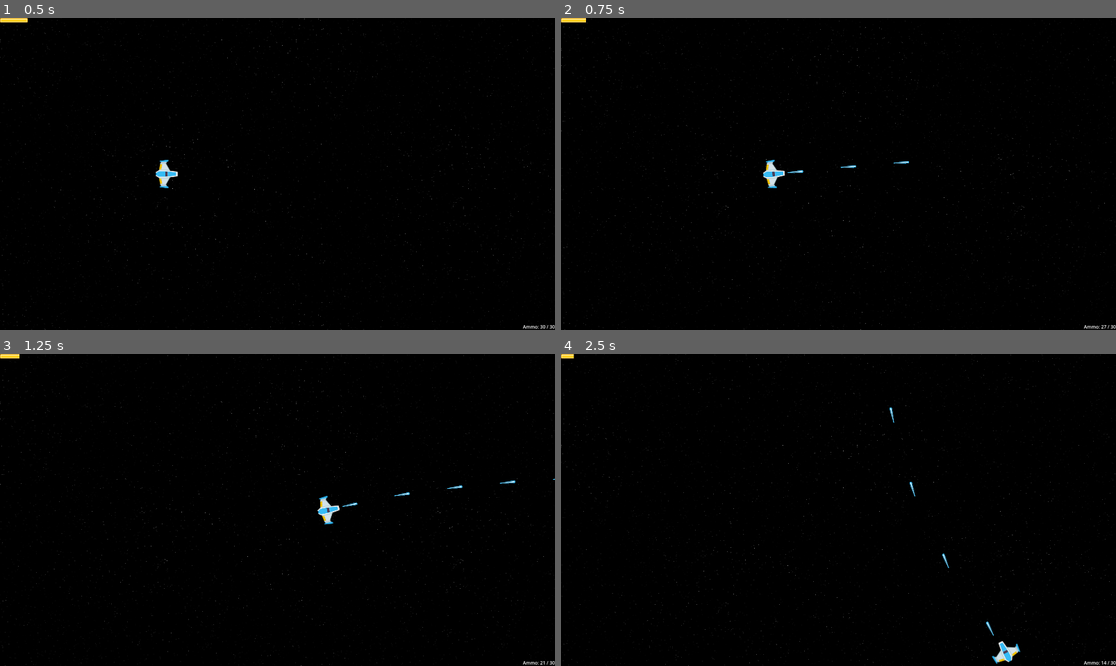
Above: before the commit, frames 1-4 (two rows, left to right).
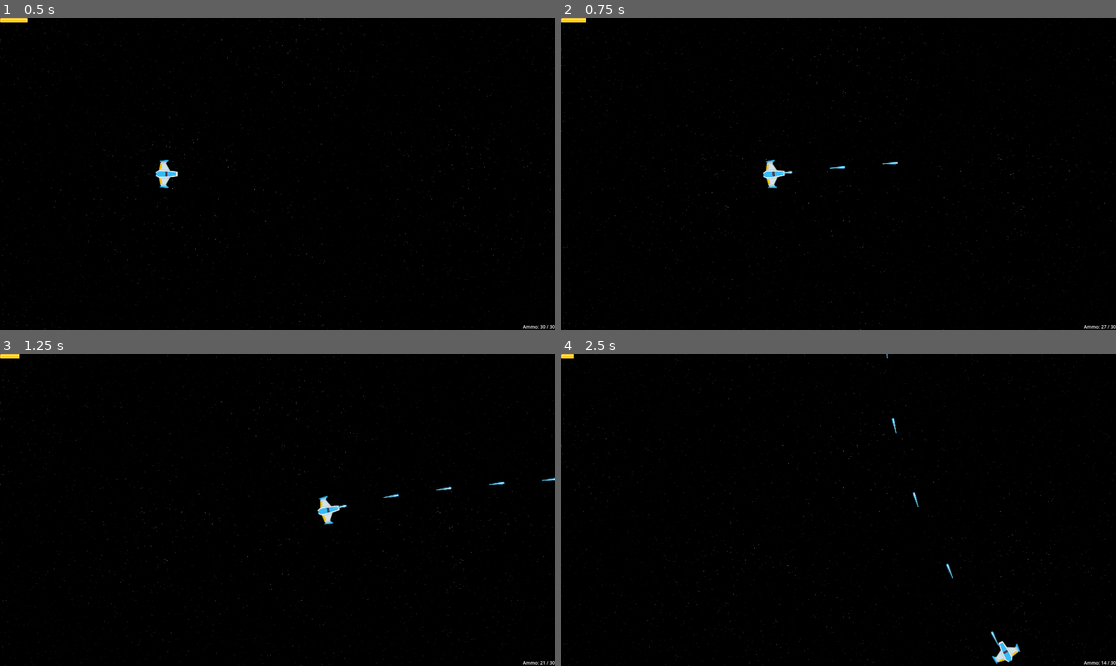
Above: after the commit, the same moments.

Repository: DavideZenobi/space-shooter
Game: Godot game, scene res://scenes/levels/level_1/level_1.tscn
Two runs of this game, one before a commit and one after it. Both use one fixed random seed, a clock stepped at 60 frames per second and the inputs below.
Inputs (mouse positions are in pixels of both pictures, inside the frame that each line leads up to):
- Up to frame 1 (0.5 s): no input
- Up to frame 2 (0.75 s): move the mouse to (960, 158) at 0.52 s; hold D (move_right) from 0.53 s (still down); hold Space (shoot) from 0.53 s (still down)
- Up to frame 3 (1.25 s): keep holding D (move_right); keep holding Space (shoot)
- Up to frame 4 (2.5 s): move the mouse to (727, 525) at 1.27 s; release D (move_right) at 1.28 s; release Space (shoot) at 1.28 s; hold S (move_down) 1.28-2.03 s; tap Space (shoot) at 1.35 s; move the mouse to (894, 441) at 2.02 s; hold D (move_right) from 2.03 s (still down); hold Space (shoot) from 2.03 s (still down)

Frame 1 is identical in both runs. In frame 2, 0.1% of the frame differs, in the area x 39-63%, y 45-51%; in frame 3, 0.2%, in the area x 60-100%, y 39-50%; in frame 4, 0.2%.

Commit message:
new bullet management system and some fix code

Diff:
--- a/scenes/bullets/player/basic/player_basic_bullet.tscn
+++ b/scenes/bullets/player/basic/player_basic_bullet.tscn
@@ -1,3 +1,28 @@
-[gd_scene format=3 uid="uid://baov6ngi77hwr"]
+[gd_scene load_steps=4 format=3 uid="uid://baov6ngi77hwr"]
+
+[ext_resource type="Script" path="res://scenes/bullets/bullet.gd" id="1_ibygv"]
+[ext_resource type="Texture2D" uid="uid://b8luged6pgda2" path="res://assets/player_bullets/laserBlue01.png" id="1_jsbys"]
+
+[sub_resource type="RectangleShape2D" id="RectangleShape2D_72xig"]
+size = Vector2(54, 8)
 
 [node name="PlayerBasicBullet" type="Node2D"]
+script = ExtResource("1_ibygv")
+damage = 10
+speed = 3000
+
+[node name="Sprite2D" type="Sprite2D" parent="."]
+rotation = 1.5708
+texture = ExtResource("1_jsbys")
+
+[node name="Area2D" type="Area2D" parent="."]
+collision_layer = 4
+collision_mask = 2
+
+[node name="CollisionShape2D" type="CollisionShape2D" parent="Area2D"]
+shape = SubResource("RectangleShape2D_72xig")
+
+[node name="VisibleOnScreenNotifier2D" type="VisibleOnScreenNotifier2D" parent="."]
+
+[connection signal="area_entered" from="Area2D" to="." method="_on_area_entered"]
+[connection signal="screen_exited" from="VisibleOnScreenNotifier2D" to="." method="_on_screen_exited"]
--- a/scenes/bullets/player_normal_bullet.gd
+++ /dev/null
@@ -1,23 +0,0 @@
-extends Node2D
-
-@export var speed = 3000;
-@export var damage: int = 10;
-
-var has_collided: bool = false;
-
-func _physics_process(delta: float) -> void:
-	position += Vector2.RIGHT.rotated(rotation) * speed * delta;
-
-func _on_screen_exited():
-	queue_free();
-
-func _on_hitbox_area_entered(area: Area2D):
-	if has_collided:
-		return;
-
-	var attack = Attack.new();
-	attack.damage = self.damage;
-	area.get_parent().get_node("HealthComponent").damage(attack);
-
-	has_collided = true;
-	queue_free();
--- a/scenes/bullets/player_normal_bullet.tscn
+++ /dev/null
@@ -1,26 +0,0 @@
-[gd_scene load_steps=4 format=3 uid="uid://d2otvq5dhogy4"]
-
-[ext_resource type="Script" path="res://scenes/bullets/player_normal_bullet.gd" id="1_2lvbh"]
-[ext_resource type="Texture2D" uid="uid://b8luged6pgda2" path="res://assets/player_bullets/laserBlue01.png" id="1_sm44w"]
-
-[sub_resource type="RectangleShape2D" id="RectangleShape2D_ecuhi"]
-size = Vector2(52, 8)
-
-[node name="PlayerNormalBullet" type="Node2D"]
-script = ExtResource("1_2lvbh")
-
-[node name="Sprite2D" type="Sprite2D" parent="."]
-rotation = 1.5708
-texture = ExtResource("1_sm44w")
-
-[node name="Hitbox" type="Area2D" parent="."]
-collision_layer = 4
-collision_mask = 2
-
-[node name="CollisionShape2D" type="CollisionShape2D" parent="Hitbox"]
-shape = SubResource("RectangleShape2D_ecuhi")
-
-[node name="VisibleOnScreenNotifier2D" type="VisibleOnScreenNotifier2D" parent="."]
-
-[connection signal="area_entered" from="Hitbox" to="." method="_on_hitbox_area_entered"]
-[connection signal="screen_exited" from="VisibleOnScreenNotifier2D" to="." method="_on_screen_exited"]
--- a/scenes/levels/level_1/level_1.tscn
+++ b/scenes/levels/level_1/level_1.tscn
@@ -1,12 +1,14 @@
-[gd_scene load_steps=6 format=3 uid="uid://b7eeo37r0hsa5"]
+[gd_scene load_steps=7 format=3 uid="uid://b7eeo37r0hsa5"]
 
 [ext_resource type="PackedScene" uid="uid://bfklob58ogw14" path="res://scenes/player/player.tscn" id="1_ty1gb"]
+[ext_resource type="Script" path="res://scenes/levels/level_controller.gd" id="1_uvjbv"]
 [ext_resource type="PackedScene" uid="uid://cyr6ndvweuq10" path="res://scenes/backgrounds/parallax.tscn" id="2_wangi"]
 [ext_resource type="PackedScene" uid="uid://b7ug7b0trm8tc" path="res://scenes/ui/hud/hud.tscn" id="4_fuumm"]
-[ext_resource type="PackedScene" uid="uid://c3thbwdx73idc" path="res://scenes/systems/spawn_manager/enemy_spawn_path.tscn" id="5_4pdtd"]
+[ext_resource type="PackedScene" uid="uid://c3thbwdx73idc" path="res://scenes/systems/enemy_spawn_system/enemy_spawn_path.tscn" id="5_4pdtd"]
 [ext_resource type="PackedScene" uid="uid://ccdr0r55og5y4" path="res://scenes/components/game_manager/game_manager.tscn" id="5_33nhm"]
 
 [node name="Level1" type="Node"]
+script = ExtResource("1_uvjbv")
 
 [node name="Parallax" parent="." instance=ExtResource("2_wangi")]
 
@@ -18,6 +20,14 @@
 
 [node name="GameManager" parent="." instance=ExtResource("5_33nhm")]
 
-[node name="EnemySpawnerPath" parent="." instance=ExtResource("5_4pdtd")]
+[node name="EnemySpawnPath" parent="." instance=ExtResource("5_4pdtd")]
+
+[node name="Intro" type="Timer" parent="."]
+wait_time = 5.0
+one_shot = true
+
+[node name="Countdown" type="Timer" parent="."]
 
 [connection signal="ammo_changed" from="Player" to="Hud" method="_update_ammo"]
+[connection signal="timeout" from="Intro" to="." method="_on_intro_timeout"]
+[connection signal="timeout" from="Countdown" to="." method="_on_countdown_timeout"]
--- /dev/null
+++ b/scenes/levels/level_controller.gd
@@ -0,0 +1,25 @@
+extends Node
+
+@onready var enemy_spawn_path: Path2D = $EnemySpawnPath;
+## @onready hud
+@onready var player: CharacterBody2D = $Player;
+@onready var parallax: Node2D = $Parallax;
+
+@onready var intro: Timer = $Intro;
+@onready var countdown: Timer = $Countdown;
+
+var level_phase: Util.LevelPhases;
+
+func _ready():
+	level_phase = Util.LevelPhases.INTRO;
+	intro.start();
+
+
+
+func _on_intro_timeout():
+
+	pass;
+
+func _on_countdown_timeout():
+
+	pass;
--- /dev/null
+++ b/scenes/player/bullet_manager.gd
@@ -0,0 +1,8 @@
+extends Marker2D
+
+func spawn_bullet(bullet_type: Util.PlayerBullets, player_position: Vector2, player_rotation: float):
+	var bullet_scene = SceneManager.get_player_bullet_scene(bullet_type);
+	var bullet_instance = bullet_scene.instantiate();
+	get_tree().root.add_child(bullet_instance);
+	bullet_instance.global_position = player_position;
+	bullet_instance.rotation = player_rotation;
--- a/scenes/player/player.gd
+++ b/scenes/player/player.gd
@@ -6,7 +6,7 @@
 @export var max_health: int = 100;
 @export var speed: int = 800;
 var direction: Vector2;
-@export var current_bullet: PackedScene;
+@export var current_bullet: Util.PlayerBullets;
 @export var fire_rate: float = 0.08;
 var time_since_last_shoot: float = 0.0;
 @export var max_ammo: int = 30;
@@ -18,6 +18,7 @@
 
 @onready var audio: AudioStreamPlayer2D = $Audio;
 @onready var health: PlayerHealth = $HealthComponent;
+@onready var bullet_manager: Marker2D = $BulletSpawnMark;
 @onready var reload_cooldown: Timer = $ReloadCooldown;
 @onready var reload: Timer = $Reload;
 @onready var invicible_timer: Timer = $Invincible;
@@ -26,6 +27,7 @@
 	screen_size = get_viewport_rect().size;
 	health.initialize(max_health);
 	current_ammo = max_ammo;
+	current_bullet = Util.PlayerBullets.BASIC;
 	PlayerManager.set_player(self);
 
 func _process(delta):
@@ -46,15 +48,7 @@
 	position.y = clamp(position.y, 0 + 50, screen_size.y - 50);
 
 	if Input.is_action_pressed("shoot") and time_since_last_shoot <= 0 and current_ammo > 0:
-		## Shoot stuff related
-		SceneManager.spawn_player_bullet(current_bullet, $BulletSpawnMark.global_transform.origin, rotation);
-		time_since_last_shoot = fire_rate;
-		current_ammo -= 1;
-		reload_cooldown.start();
-		reload.stop();
-		ammo_changed.emit();
-
-		audio.play_by_event(Util.PlayerEvents.SHOOT);
+		shoot();
 
 	if time_since_last_shoot > 0:
 		time_since_last_shoot = clamp(time_since_last_shoot - delta, 0, fire_rate);
@@ -71,6 +65,16 @@
 		direction.y += 1;
 
 	direction = direction.normalized();
+
+func shoot():
+	bullet_manager.spawn_bullet(current_bullet, position, rotation);
+	time_since_last_shoot = fire_rate;
+	current_ammo -= 1;
+	reload_cooldown.start();
+	reload.stop();
+	ammo_changed.emit();
+
+	audio.play_by_event(Util.PlayerEvents.SHOOT);
 
 func hitted(attack: Attack) -> void:
 	if state == Util.PlayerStates.INVINCIBLE:
--- a/scenes/player/player.tscn
+++ b/scenes/player/player.tscn
@@ -2,8 +2,8 @@
 
 [ext_resource type="Script" path="res://scenes/player/player.gd" id="1_34q10"]
 [ext_resource type="Texture2D" uid="uid://bmsqfp7dmatrj" path="res://assets/player_ships/playerShip1_blue.png" id="2_otj2q"]
-[ext_resource type="PackedScene" uid="uid://d2otvq5dhogy4" path="res://scenes/bullets/player_normal_bullet.tscn" id="2_xchlo"]
 [ext_resource type="Script" path="res://scenes/player/style_controller.gd" id="4_u0awx"]
+[ext_resource type="Script" path="res://scenes/player/bullet_manager.gd" id="5_mnbwy"]
 [ext_resource type="Script" path="res://scenes/player/health.gd" id="5_syare"]
 [ext_resource type="Script" path="res://scenes/player/audio.gd" id="7_74s3c"]
 
@@ -17,7 +17,6 @@
 collision_mask = 10
 motion_mode = 1
 script = ExtResource("1_34q10")
-current_bullet = ExtResource("2_xchlo")
 
 [node name="Sprite2D" type="Sprite2D" parent="."]
 rotation = 1.5708
@@ -35,6 +34,7 @@
 
 [node name="BulletSpawnMark" type="Marker2D" parent="."]
 position = Vector2(38, 0)
+script = ExtResource("5_mnbwy")
 
 [node name="Hitbox" type="Area2D" parent="."]
 collision_mask = 10
--- a/scenes/systems/spawn_manager/enemy_spawn_path.tscn
+++ b/scenes/systems/enemy_spawn_system/enemy_spawn_path.tscn
@@ -1,6 +1,6 @@
 [gd_scene load_steps=3 format=3 uid="uid://c3thbwdx73idc"]
 
-[ext_resource type="Script" path="res://scenes/systems/spawn_manager/enemy_spawn_system.gd" id="1_iqhs7"]
+[ext_resource type="Script" path="res://scenes/systems/enemy_spawn_system/enemy_spawn_location.gd" id="1_iqhs7"]
 
 [sub_resource type="Curve2D" id="Curve2D_71kxl"]
 _data = {
--- /dev/null
+++ b/scenes/systems/enemy_spawn_system/enemy_spawn_system.tscn
@@ -0,0 +1,10 @@
+[gd_scene load_steps=2 format=3 uid="uid://d304dd6frdjxf"]
+
+[sub_resource type="Curve2D" id="Curve2D_4r44g"]
+
+[node name="EnemySpawnSystem" type="Node"]
+
+[node name="Path2D" type="Path2D" parent="."]
+curve = SubResource("Curve2D_4r44g")
+
+[node name="PathFollow2D" type="PathFollow2D" parent="Path2D"]
--- a/scripts/databases/scenes_database.gd
+++ b/scripts/databases/scenes_database.gd
@@ -10,7 +10,7 @@
 };
 
 var player_bullets: Dictionary = {
-	Util.PlayerBullets.BASIC: "",
+	Util.PlayerBullets.BASIC: "res://scenes/bullets/player/basic/player_basic_bullet.tscn",
 }
 
 var enemy_bullets: Dictionary = {
--- a/scripts/singletons/scene_manager.gd
+++ b/scripts/singletons/scene_manager.gd
@@ -10,6 +10,9 @@
 
 func _ready():
 	preload_level_scenes(Util.Levels.LEVEL_1);
+
+func get_player_bullet_scene(bullet_type: Util.PlayerBullets) -> PackedScene:
+	return loaded_scenes.player_bullets[bullet_type];
 
 func spawn_player_bullet(bullet_scene, position, rotation):
 	var scene_instance = bullet_scene.instantiate();
@@ -44,3 +47,9 @@
 
 func get_enemy_scene(enemy_type: Util.EnemyTypes) -> PackedScene:
 	return loaded_scenes.enemies[enemy_type];
+
+func unload_level_scenes():
+	## TODO
+	## "scene.free()"
+	## loaded_scenes.clear()
+	pass;
--- a/scripts/singletons/util.gd
+++ b/scripts/singletons/util.gd
@@ -11,6 +11,12 @@
 	LEVEL_2,
 	LEVEL_3,
 	LEVEL_4,
+}
+
+enum LevelPhases {
+	INTRO,
+	WAVE,
+	BOSS,
 }
 
 enum PlayerTypes { BASIC }
Renamed: scenes/systems/spawn_manager/enemy_spawn_system.gd -> scenes/systems/enemy_spawn_system/enemy_spawn_location.gd
